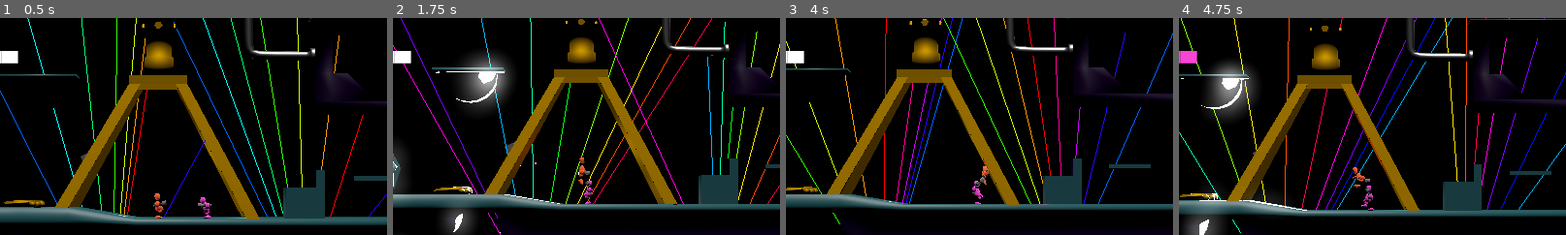
Above: before the commit, frames 1-4 (left to right).
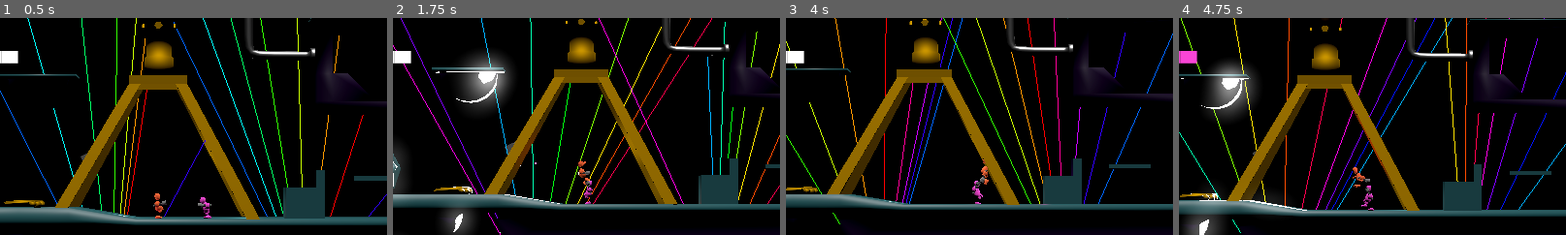
Above: after the commit, the same moments.

Repository: theowiik/project-epic-footsies-2
Game: Godot game, scene res://scenes/main.tscn
Two runs of this game, one before a commit and one after it. Both use one fixed random seed, a clock stepped at 60 frames per second and the inputs below. The engine's default icon, where the game draws it, is replaced by a stand-in: a white triangle on a blue panel in a dark square.
Inputs (mouse positions are % of the whole screen's width and height, from its top left):
- Up to frame 1 (0.5 s): no input
- Up to frame 2 (1.75 s): click (16, 94) at 0.52 s; type "12" at 0.6 s; tap Enter at 1.25 s; move the mouse to (72, 45) at 1.27 s; hold D from 1.28 s (still down); tap J at 1.35 s; click (72, 45) at 1.42 s; tap Space at 1.52 s
- Up to frame 3 (4 s): move the mouse to (30, 55) at 2.02 s; release D at 2.03 s; hold S 2.03-2.78 s; tap J at 2.1, 2.85, 3.6 s; tap Space at 2.27, 3.77 s; move the mouse to (60, 28) at 2.77 s; hold D 2.78-3.53 s; move the mouse to (45, 70) at 3.52 s; hold W from 3.53 s (still down); click (45, 70) at 3.67 s
- Up to frame 4 (4.75 s): move the mouse to (80, 65) at 4.27 s; release W at 4.28 s; hold A from 4.28 s (still down); tap J at 4.35 s; tap Space at 4.52 s
The pictures show only the part of the screen within x 25-75%, y 9-59%; the shares and areas given below are measured in that part.

Frame 1 is identical in both runs. In frame 2, 0.2% of the frame differs, in the area x 47-51%, y 63-77%; in frame 3, less than 0.1%; in frame 4, less than 0.1%.

Commit message:
Add wall glide animation (#46)
* Add wall glide animation

* Implement wall glide

Diff:
--- a/game/objects/player/player.tscn
+++ b/game/objects/player/player.tscn
@@ -1199,6 +1199,131 @@
 "values": [Vector3(-0.022781039, 1.6559381, -0.0019441479), Vector3(0.09172745, 1.6581268, 0.008463496), Vector3(0.3228 …(481 unchanged characters)…
 }
 
+[sub_resource type="Animation" id="Animation_xgwla"]
+resource_name = "wall_glide"
+length = 0.685
+loop_mode = 1
+tracks/0/type = "value"
+tracks/0/imported = false
+tracks/0/enabled = true
+tracks/0/path = NodePath("Body/LeftHand:position")
+tracks/0/interp = 1
+tracks/0/loop_wrap = true
+tracks/0/keys = {
+"times": PackedFloat32Array(0, 0.3),
+"transitions": PackedFloat32Array(1, 1),
+"update": 0,
+"values": [Vector3(1.1119466, 1.5312049, -0.58394724), Vector3(1.1119466, 1.5312049, -0.37266403)]
+}
+tracks/1/type = "value"
+tracks/1/imported = false
+tracks/1/enabled = true
+tracks/1/path = NodePath("Body/LeftHand:rotation")
+tracks/1/interp = 1
+tracks/1/loop_wrap = true
+tracks/1/keys = {
+"times": PackedFloat32Array(0, 0.3),
+"transitions": PackedFloat32Array(1, 1),
+"update": 0,
+"values": [Vector3(-0.10255566, -0.10977419, 3.029477), Vector3(0.061930805, -0.10940572, 3.0113955)]
+}
+tracks/2/type = "value"
+tracks/2/imported = false
+tracks/2/enabled = true
+tracks/2/path = NodePath("Body/Torso:position")
+tracks/2/interp = 1
+tracks/2/loop_wrap = true
+tracks/2/keys = {
+"times": PackedFloat32Array(0, 0.3),
+"transitions": PackedFloat32Array(1, 1),
+"update": 0,
+"values": [Vector3(0.10877609, -0.7441906, 0), Vector3(0.10877609, -0.8442721, 0)]
+}
+tracks/3/type = "value"
+tracks/3/imported = false
+tracks/3/enabled = true
+tracks/3/path = NodePath("Body/Torso:rotation")
+tracks/3/interp = 1
+tracks/3/loop_wrap = true
+tracks/3/keys = {
+"times": PackedFloat32Array(0, 0.3),
+"transitions": PackedFloat32Array(1, 1),
+"update": 0,
+"values": [Vector3(-0.10320373, 0.74164754, 0.11198333), Vector3(-0.103203736, 0.7416476, 0.111983314)]
+}
+tracks/4/type = "value"
+tracks/4/imported = false
+tracks/4/enabled = true
+tracks/4/path = NodePath("Body/LeftFoot:position")
+tracks/4/interp = 1
+tracks/4/loop_wrap = true
+tracks/4/keys = {
+"times": PackedFloat32Array(0, 0.33),
+"transitions": PackedFloat32Array(1, 1),
+"update": 0,
+"values": [Vector3(0.39811355, -0.6605004, 0), Vector3(0.39811355, -0.7165611, 0)]
+}
+tracks/5/type = "value"
+tracks/5/imported = false
+tracks/5/enabled = true
+tracks/5/path = NodePath("Body/LeftFoot:rotation")
+tracks/5/interp = 1
+tracks/5/loop_wrap = true
+tracks/5/keys = {
+"times": PackedFloat32Array(0, 0.33),
+"transitions": PackedFloat32Array(1, 1),
+"update": 0,
+"values": [Vector3(-0.10686628, 0.0859665, 0.80270046), Vector3(-0.114650995, 0.07524928, 0.89958465)]
+}
+tracks/6/type = "value"
+tracks/6/imported = false
+tracks/6/enabled = true
+tracks/6/path = NodePath("Body/RightFoot:position")
+tracks/6/interp = 1
+tracks/6/loop_wrap = true
+tracks/6/keys = {
+"times": PackedFloat32Array(0, 0.31),
+"transitions": PackedFloat32Array(1, 1),
+"update": 0,
+"values": [Vector3(0.6298181, -0.65979236, 0.06384897), Vector3(0.6298181, -0.7263645, 0.06384897)]
+}
+tracks/7/type = "value"
+tracks/7/imported = false
+tracks/7/enabled = true
+tracks/7/path = NodePath("Body/RightFoot:rotation")
+tracks/7/interp = 1
+tracks/7/loop_wrap = true
+tracks/7/keys = {
+"times": PackedFloat32Array(0, 0.31),
+"transitions": PackedFloat32Array(1, 1),
+"update": 0,
+"values": [Vector3(0.004722119, 0.033196315, 1.1162331), Vector3(0.008845901, 0.03234291, 0.9905993)]
+}
+tracks/8/type = "value"
+tracks/8/imported = false
+tracks/8/enabled = true
+tracks/8/path = NodePath("Body/Head:position")
+tracks/8/interp = 1
+tracks/8/loop_wrap = true
+tracks/8/keys = {
+"times": PackedFloat32Array(0, 0.14, 0.31000006, 0.44),
+"transitions": PackedFloat32Array(1, 1, 1, 1),
+"update": 0,
+"values": [Vector3(-0.21684313, -0.7854824, 0), Vector3(-0.21684313, -0.7854824, 0), Vector3(-0.21684313, -0.952285, 0), Vector3(-0.21684313, -0.952285, 0)]
+}
+tracks/9/type = "value"
+tracks/9/imported = false
+tracks/9/enabled = true
+tracks/9/path = NodePath("Body/Head:rotation")
+tracks/9/interp = 1
+tracks/9/loop_wrap = true
+tracks/9/keys = {
+"times": PackedFloat32Array(0, 0.14, 0.31000006, 0.44),
+"transitions": PackedFloat32Array(1, 1, 1, 1),
+"update": 0,
+"values": [Vector3(0, -0.9522167, 0), Vector3(0, -0.9522167, 0), Vector3(0, -0.9522167, 0), Vector3(0, -0.9522167, 0)]
+}
+
 [sub_resource type="AnimationLibrary" id="AnimationLibrary_uxov2"]
 _data = {
 &"RESET": SubResource("Animation_uxov2"),
@@ -1208,7 +1333,8 @@
 &"jump_down": SubResource("Animation_42cpl"),
 &"jump_land": SubResource("Animation_vqq2l"),
 &"jump_up": SubResource("Animation_3nfmf"),
-&"walk": SubResource("Animation_ykyjo")
+&"walk": SubResource("Animation_ykyjo"),
+&"wall_glide": SubResource("Animation_xgwla")
 }
 
 [node name="Player" type="CharacterBody3D" groups=["players"]]
@@ -1228,23 +1354,23 @@
 transform = Transform3D(1, 0, 0, 0, 1, 0, 0, 0, 1, 0, 0.5293977, 0)
 
 [node name="Torso" parent="Body" instance=ExtResource("3_nmc1l")]
-transform = Transform3D(0.20044531, 0, 0.9797047, 0, 1, 0, -0.97970474, 0, 0.2004453, 0, -0.7441906, 0)
+transform = Transform3D(0.20044532, 0, 0.9797048, 0, 1, 0, -0.97970486, 0, 0.20044531, 0, -0.7441906, 0)
 
 [node name="LeftHand" parent="Body" instance=ExtResource("5_f46kd")]
-transform = Transform3D(0.40304, -0.062195987, 0.9130665, -0.03139401, 0.99616104, 0.08171395, -0.91464406, -0.06159879, 0.39954013, -0.14659125, -0.74512756, -0.07024312)
+transform = Transform3D(0.40304, -0.062195975, 0.9130664, -0.03139401, 0.99616086, 0.081713945, -0.91464406, -0.061598778, 0.3995401, -0.14659125, -0.74512756, -0.07024312)
 
 [node name="Head" parent="Body" instance=ExtResource("5_3rerk")]
-transform = Transform3D(0.65841347, 0, 0.75265646, 0, 0.99999976, 0, -0.75265604, 0, 0.6584138, 0, -0.7854824, 0)
+transform = Transform3D(0.65841347, 0, 0.75265646, 0, 0.99999976, 0, -0.7526561, 0, 0.6584138, 0, -0.7854824, 0)
 
 [node name="RightHand" parent="Body" instance=ExtResource("6_3rerk")]
 transform = Transform3D(-0.084994696, -0.022861838, 0.9961194, -0.0019436419, 0.9997386, 0.022779074, -0.9963794, 1.0477378e-09, -0.08501695, -0.015648961, -0.7733366, 0.08545542)
 visible = false
 
 [node name="LeftFoot" parent="Body" instance=ExtResource("7_i825w")]
-transform = Transform3D(-0.043356128, 0.36305597, 0.93075764, 0.016893394, 0.9317669, -0.36266264, -0.9989159, 7.450578e-09, -0.04653109, -0.48053372, -0.72694933, 0)
+transform = Transform3D(-0.043356128, 0.36305603, 0.93075776, 0.016893394, 0.9317671, -0.3626627, -0.9989159, 7.4505793e-09, -0.046531096, -0.48053372, -0.72694933, 0)
 
 [node name="RightFoot" parent="Body" instance=ExtResource("8_3rfka")]
-transform = Transform3D(0.38144568, -0.46780634, 0.79728025, 0.2018969, 0.8838307, 0.42199564, -0.9020742, 1.4901158e-08, 0.43158168, 0.5934705, -0.58153754, 0.06384897)
+transform = Transform3D(0.38144585, -0.46780637, 0.7972804, 0.20189701, 0.8838308, 0.42199567, -0.90207464, 1.49011585e-08, 0.43158174, 0.5934705, -0.58153754, 0.06384897)
 
 [node name="AnimationPlayer" type="AnimationPlayer" parent="."]
 libraries = {
--- a/game/scripts/animation/animation_manager.gd
+++ b/game/scripts/animation/animation_manager.gd
@@ -1,7 +1,7 @@
 class_name AnimationManager
 extends RefCounted
 
-enum State { GROUNDED, INITIATE_JUMP, JUMP_UP, JUMP_DOWN, LANDING, IDLE }
+enum State { GROUNDED, INITIATE_JUMP, JUMP_UP, JUMP_DOWN, LANDING, IDLE, WALL_GLIDE }
 
 const DEFAULT_BLEND: float = 0.1
 const LANDING_BLEND: float = 0.05
@@ -18,10 +18,20 @@
 	body = body_node
 
 
-func update(velocity: Vector3, is_on_floor: bool) -> void:
-	_update_facing(velocity.x)
+func update(
+	velocity: Vector3,
+	is_on_floor: bool,
+	is_on_wall: bool = false,
+	wall_normal: Vector3 = Vector3.ZERO
+) -> void:
+	var new_state = _determine_state(velocity.y, is_on_floor, is_on_wall)
 
-	var new_state = _determine_state(velocity.y, is_on_floor)
+	if new_state == State.WALL_GLIDE:
+		var wall_on_left = wall_normal.x > 0
+		body.scale.x = -1.0 if wall_on_left else 1.0
+		facing_right = not wall_on_left
+	else:
+		_update_facing(velocity.x)
 
 	if abs(velocity.x) < 0.1 and is_on_floor:
 		new_state = State.IDLE
@@ -41,21 +51,26 @@
 		body.scale.x = -1.0
 
 
-func _determine_state(velocity_y: float, is_on_floor: bool) -> State:
+func _determine_state(velocity_y: float, is_on_floor: bool, is_on_wall: bool) -> State:
+	var result: State
+
 	if is_on_floor:
-		if current_state == State.JUMP_DOWN:
-			return State.LANDING
-		if current_state == State.LANDING and animation_player.is_playing():
-			return State.LANDING
-		return State.GROUNDED
+		if current_state in [State.JUMP_DOWN, State.WALL_GLIDE]:
+			result = State.LANDING
+		elif current_state == State.LANDING and animation_player.is_playing():
+			result = State.LANDING
+		else:
+			result = State.GROUNDED
+	elif is_on_wall:
+		result = State.WALL_GLIDE
+	elif current_state == State.GROUNDED and velocity_y > 0:
+		result = State.INITIATE_JUMP
+	elif current_state == State.INITIATE_JUMP:
+		result = State.JUMP_UP if not animation_player.is_playing() else State.INITIATE_JUMP
+	else:
+		result = State.JUMP_UP if velocity_y > 0 else State.JUMP_DOWN
 
-	if current_state == State.GROUNDED and velocity_y > 0:
-		return State.INITIATE_JUMP
-
-	if current_state == State.INITIATE_JUMP:
-		return State.JUMP_UP if not animation_player.is_playing() else State.INITIATE_JUMP
-
-	return State.JUMP_UP if velocity_y > 0 else State.JUMP_DOWN
+	return result
 
 
 func _transition_to(new_state: State) -> void:
@@ -75,3 +90,5 @@
 			animation_player.play("jump_land", LANDING_BLEND)
 		State.IDLE:
 			animation_player.play("idle_animation", DEFAULT_BLEND)
+		State.WALL_GLIDE:
+			animation_player.play("wall_glide", DEFAULT_BLEND)
--- a/game/scripts/player.gd
+++ b/game/scripts/player.gd
@@ -94,7 +94,7 @@
 	global_position.z = locked_z
 	velocity.z = 0
 
-	animation_manager.update(velocity, is_on_floor())
+	animation_manager.update(velocity, is_on_floor(), is_on_wall(), get_wall_normal())
 
 
 func apply_impulse(impulse: Vector3) -> void:
Not shown: 1 places in game/objects/player/player.tscn that only renumber resources
